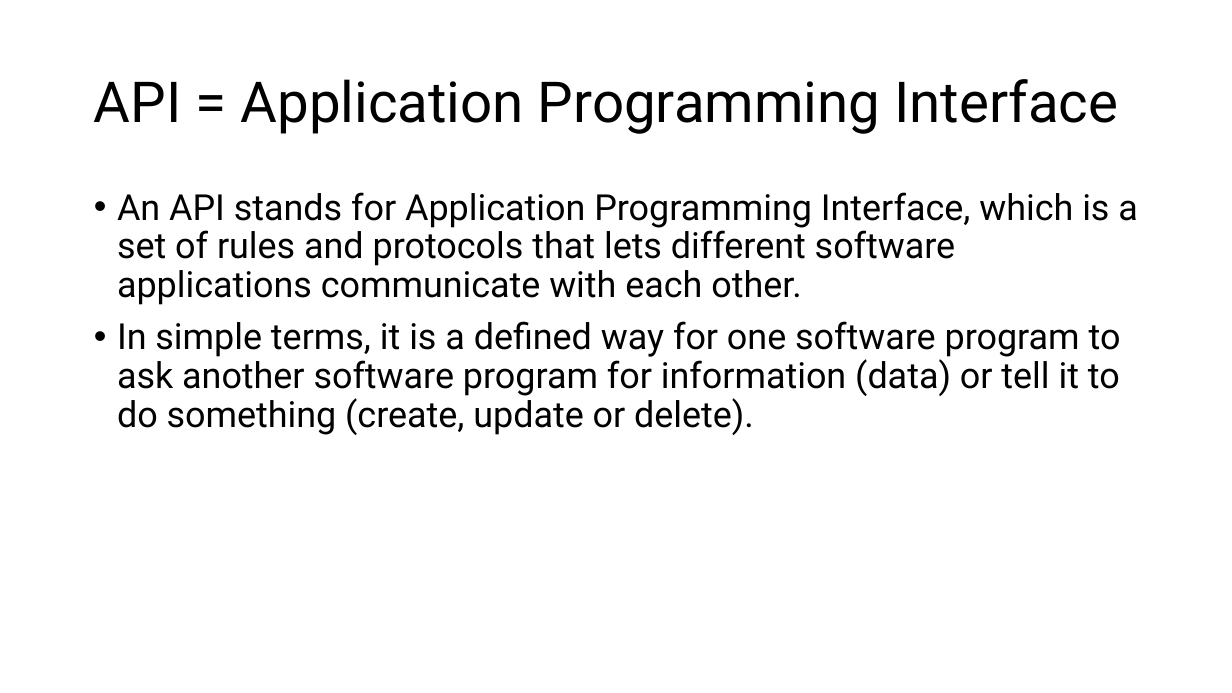
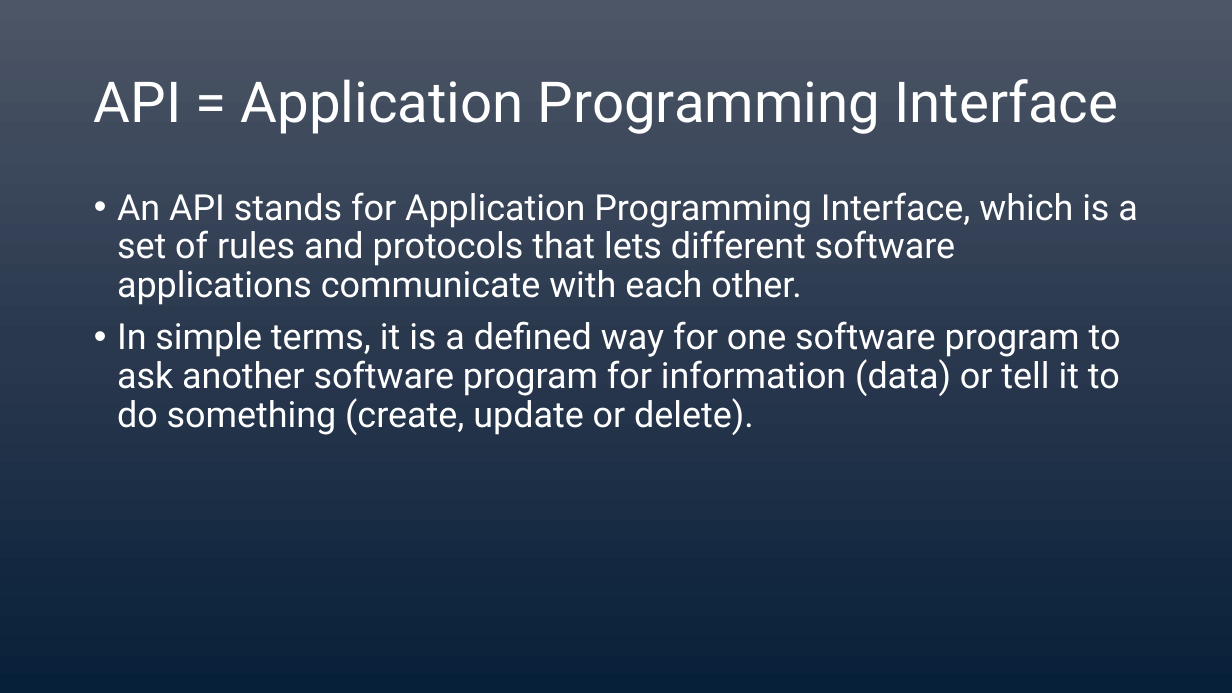
Before and after one commit to imtrainer2020/AdvancedAPI, a slide deck: slide 3 of Slides/Day 1/L1 - API.pptx. Drawn at 1232x693 pixels with LibreOffice and Linux fonts; fonts in the diff are those of the drawing. Boxes give left, top, right and bottom in pixels: in the first picture for what was removed or moved away, otherwise in the second. Text is boxed around its words. In the diff, an @@ line names an element or a change of style, - is before the commit and + after.

```diff
--- a/Slides/Day 1/L1 - API.pptx
+++ b/Slides/Day 1/L1 - API.pptx
@@ background #FFFFFF to gradient #4D5667 to #2B394F to #072139 @@
@@ title "API = Application Programming Interface" at (x1=94, y1=79, x2=1118, y2=134): text colour #000000 to #FFFFFF @@
@@ text "An API stands for Application ..." at (x1=117, y1=192, x2=1138, y2=435): text colour #000000 to #FFFFFF @@
```
Also in this commit, not shown: 11 other slides changed, 6 slides added, 6 slides removed, 7 other files.
